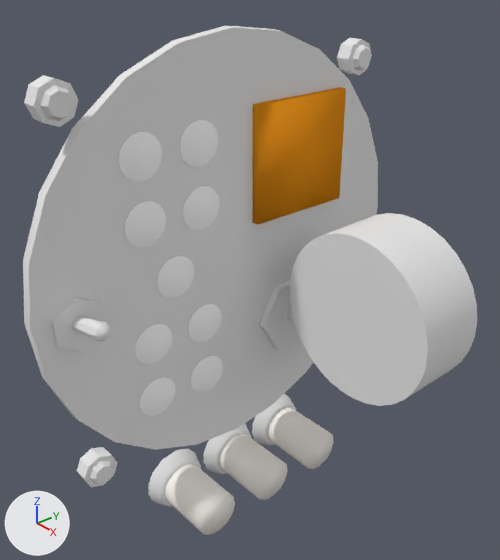
The Blender file dev/blender/c172p-pontoon-gear-ctrl-fg1000.blend, before and after one commit.
One viewpoint serves both versions: a 50 mm camera at (-0.2616, 0.2928, 0.1518) aimed at (-0.3539, 0.3727, 0.0898). Every picture has the same lights, and +X, +Y and +Z are marked at lower left. The picture after the commit comes second.

Objects in the first picture: 'Dim.bezel', 'Dim.toggle', 'GearAdvisory', 'GearFace', 'GearScrews', 'Gearswitch', 'Switch.nut', 'breakers-base-hydr', 'gear_advise_breaker', 'gear_select_breaker', 'hydr_pump_breaker', 'maindn1', 'maindn2', 'mainup1', 'mainup2', 'nosedn1', 'nosedn2', 'noseup1', 'noseup2', 'pump'.
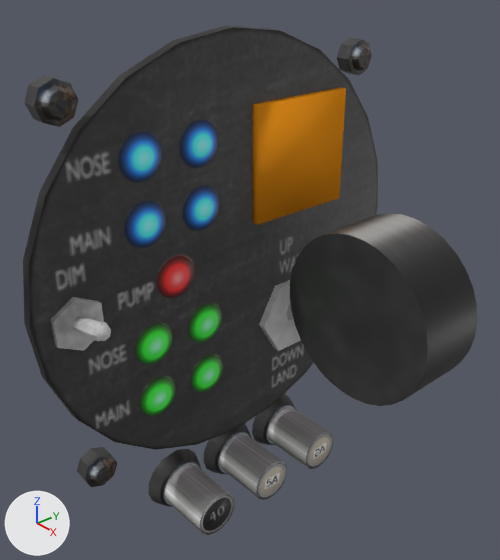
Commit message: Amphibious gear ctrl refactoring

Where the newer file only moved an object's origin or applied its transform, the numbers keep the older frame.

Location of each change, [x1, y1, x2, y2] in pixels of the pictures (500 x 560 px):
'GearFace', recoloured (white to black): [23, 25, 378, 450] in both
'Gearswitch', recoloured (white to black): [287, 213, 477, 406] in both
'GearScrews', recoloured: [24, 38, 372, 487] in both
'hydr_pump_breaker', surface changed (white to grey): [165, 464, 235, 535] in both
'breakers-base-hydr', surface changed (white to black): [149, 394, 296, 507] in both
'gear_select_breaker', surface changed (white to grey): [219, 434, 288, 500] in both
'gear_advise_breaker', surface changed (white to grey): [267, 407, 334, 469] in both
'Dim.bezel', recoloured (white to grey): [51, 297, 104, 351] in both
'noseup1', recoloured (darker): [119, 132, 162, 182] in both
'Switch.nut', recoloured: [259, 280, 301, 351] in both
'mainup1', recoloured (darker): [125, 201, 166, 248] in both
'noseup2', recoloured (darker): [180, 120, 218, 167] in both
'mainup2', recoloured (darker): [183, 186, 220, 230] in both
'pump', recoloured (white to red): [157, 256, 194, 298] in both
'nosedn1', recoloured (white to green): [135, 324, 173, 365] in both
'maindn1', recoloured (white to green): [140, 378, 176, 416] in both
'nosedn2', recoloured (white to green): [188, 304, 222, 343] in both
'maindn2', recoloured (white to green): [191, 356, 223, 392] in both
'Dim.toggle', recoloured (white to grey): [72, 317, 111, 341] in both

The change, as a diff of the scene's bpy script:
```diff
--- a/dev/blender/c172p-pontoon-gear-ctrl-fg1000.blend.py
+++ b/dev/blender/c172p-pontoon-gear-ctrl-fg1000.blend.py
@@ mat_breakers @@
-mat_breakers = diffuse_material('breakers')
-mat_breakers.base_color = (0.8, 0.8, 0.8)  # white #e7e7e7
+mat_breakers = principled_material('breakers')
+mat_breakers.texture = img_breakers_switches
@@ me_cylinder_002 @@
 me_cylinder_002.from_pydata(...)  # 80 vertices, 42 faces; spans x -0.0263..0.0185, y -0.008..0.0079, z 0.0064..0.0423
-me_cylinder_002.materials.append(mat_knob)  # white #e7e7e7
+me_cylinder_002.materials.append(mat_gear)  # picture img_gear_png_000
@@ me_sphere_010 @@
 me_sphere_010.from_pydata(...)  # 33 vertices, 32 faces; spans x 0.00218..0.00313, y -0.01966..-0.01068, z -0.00446..0.00452
-me_sphere_010.materials.append(mat_lit)  # white #ffffff
+me_sphere_010.materials.append(mat_gear)  # picture img_gear_png_000
@@ me_sphere_007 @@
 me_sphere_007.from_pydata(...)  # 33 vertices, 32 faces; spans x 0.00226..0.00321, y -0.01287..-0.00389, z 0.02117..0.03015
-me_sphere_007.materials.append(mat_lit)  # white #ffffff
+me_sphere_007.materials.append(mat_gear)  # picture img_gear_png_000
@@ me_sphere_001 @@
 me_sphere_001.from_pydata(...)  # 33 vertices, 32 faces; spans x 0.00211..0.00305, y -0.02568..-0.0167, z 0.02117..0.03014
-me_sphere_001.materials.append(mat_lit)  # white #ffffff
+me_sphere_001.materials.append(mat_gear)  # picture img_gear_png_000
@@ me_sphere_013 @@
 me_sphere_013.from_pydata(...)  # 33 vertices, 32 faces; spans x 0.00226..0.00321, y -0.01293..-0.00395, z -0.01759..-0.00861
-me_sphere_013.materials.append(mat_lit)  # white #ffffff
+me_sphere_013.materials.append(mat_gear)  # picture img_gear_png_000
@@ me_sphere_012 @@
 me_sphere_012.from_pydata(...)  # 33 vertices, 32 faces; spans x 0.00211..0.00305, y -0.02578..-0.01681, z -0.0176..-0.00862
-me_sphere_012.materials.append(mat_lit)  # white #ffffff
+me_sphere_012.materials.append(mat_gear)  # picture img_gear_png_000
@@ me_sphere_008 @@
 me_sphere_008.from_pydata(...)  # 33 vertices, 32 faces; spans x 0.00226..0.00321, y -0.01286..-0.00388, z 0.00836..0.01734
-me_sphere_008.materials.append(mat_lit)  # white #ffffff
+me_sphere_008.materials.append(mat_gear)  # picture img_gear_png_000
@@ me_sphere_009 @@
 me_sphere_009.from_pydata(...)  # 33 vertices, 32 faces; spans x 0.00211..0.00305, y -0.02568..-0.0167, z 0.00835..0.01733
-me_sphere_009.materials.append(mat_lit)  # white #ffffff
+me_sphere_009.materials.append(mat_gear)  # picture img_gear_png_000
@@ me_sphere_014 @@
 me_sphere_014.from_pydata(...)  # 33 vertices, 32 faces; spans x 0.00226..0.00321, y -0.01293..-0.00395, z -0.03058..-0.0216
-me_sphere_014.materials.append(mat_lit)  # white #ffffff
+me_sphere_014.materials.append(mat_gear)  # picture img_gear_png_000
@@ me_sphere_011 @@
 me_sphere_011.from_pydata(...)  # 33 vertices, 32 faces; spans x 0.00211..0.00305, y -0.02578..-0.0168, z -0.03059..-0.02161
-me_sphere_011.materials.append(mat_lit)  # white #ffffff
+me_sphere_011.materials.append(mat_gear)  # picture img_gear_png_000
@@ me_circle @@
 me_circle.from_pydata(...)  # 76 vertices, 48 faces; spans x -0.0003..0.0029, y -0.0457..0.0457, z -0.0457..0.0457
-me_circle.materials.append(mat_face)  # white #e7e7e7
+me_circle.materials.append(mat_gear)  # picture img_gear_png_000
@@ me_cylinder @@
 me_cylinder.from_pydata(...)  # 13 vertices, 12 faces; spans x 0.0021..0.004, y 0.0046..0.0238, z -0.0247..-0.0081
-me_cylinder.materials.append(mat_knob)  # white #e7e7e7
+me_cylinder.materials.append(mat_gear)  # picture img_gear_png_000
@@ me_tube @@
 me_tube.from_pydata(...)  # 33 vertices, 32 faces; spans x 0.00188..0.01273, y -0.03813..-0.03461, z -0.00095..0.00442
-me_tube.materials.append(mat_knob)  # white #e7e7e7
+me_tube.materials.append(mat_gear)  # picture img_gear_png_000
@@ me_cylinder_001 @@
 me_cylinder_001.from_pydata(...)  # 19 vertices, 18 faces; spans x 0.00183..0.00292, y -0.04113..-0.0314, z -0.00517..0.00586
-me_cylinder_001.materials.append(mat_knob)  # white #e7e7e7
+me_cylinder_001.materials.append(mat_gear)  # picture img_gear_png_000
@@ me_circle_002 @@
 me_circle_002.from_pydata(...)  # 228 vertices, 224 faces; spans x -0.0044..0.0003, y -0.0026..0.0787, z -0.079..0.0031
-me_circle_002.materials.append(mat_knob)  # white #e7e7e7
+me_circle_002.materials.append(mat_gear)  # picture img_gear_png_000
```
